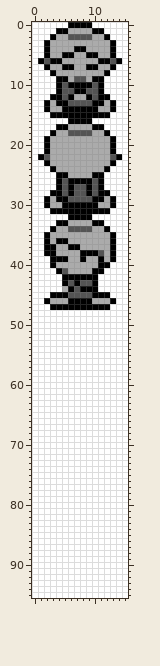
Sprite sheet -- gfx/sprites/granny_rby.png. Above, as it was before the edit.
The file is 16x96 pixels. Colours within 5 levels of each other are drawn and written as one.
After the commit:
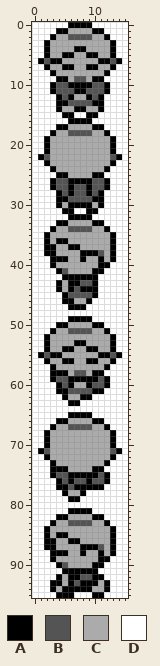
Palette (. is transparent): A #000000  B #545454  C #ababab  D #ffffff
From the commit log: Update to walking using piacarrot's atlas Update gym_guide_rby.png
Diff:
y 10..11: x 3..4 DA -> AB; x 11..12 AD -> BA
y 12: x 3 A -> D; x 12 A -> D
y 13: x 2..3 AC -> DD; x 12..13 CA -> DD
y 14: x 2..6 ACCAA -> DDACC; x 9..13 AACCA -> CCADD
y 15: x 3..4 AA -> DD; x 7..8 AA -> DD; x 11..12 AA -> DD
y 26..27: x 3..4 DA -> AB; x 11..12 AD -> BA
y 28: x 3 A -> D; x 12 A -> D
y 29: x 2..3 AC -> DD; x 12..13 CA -> DD
y 30: x 2..5 ACCA -> DDAC; x 10..13 ACCA -> CADD
y 31: x 3..4 AA -> DD; x 7..8 AA -> DD; x 11..12 AA -> DD
y 43: x 4..6 DAB -> ACA
y 44: x 4 D -> A
y 45: x 3..4 AA -> DD; x 11..12 AA -> DD
y 46: x 2..5 ACCC -> DDDA; x 7..8 AA -> CC; x 10..13 CCCA -> DDDD
y 47: x 3..5 AAA -> DDD; x 9..12 AAAA -> DDDD
y 49: x 6..9 DDDD -> AAAA
y 50: x 4..11 DDDDDDDD -> AACCCCAA
y 51: x 3..12 DDDDDDDDDD -> ACCBBBBCCA
y 52: x 2..13 DDDDDDDDDDDD -> ACCCCCCCCCCA
y 53: x 2..13 DDDDDDDDDDDD -> ACCCCAACCCCA
y 54: x 2..13 DDDDDDDDDDDD -> ACCAACCAACCA
y 55: x 1..14 DDDDDDDDDDDDDD -> ABAACCCCCCAABA
y 56: x 2..13 DDDDDDDDDDDD -> ACCAACCAACCA
y 57: x 3..12 DDDDDDDDDD -> ACCCCCCCCA
y 58: x 3..11 DDDDDDDDD -> AAACBBCAA
y 59: x 3..12 DDDDDDDDDD -> ABBAAAAABA
y 60: x 4..12 DDDDDDDDD -> ABACCABBA
y 61: x 4..11 DDDDDDDD -> AABBBBAA
y 62: x 5..9 DDDDD -> ACCAA
y 63: x 6..7 DD -> AA
y 65: x 6..9 DDDD -> AAAA
y 66: x 4..11 DDDDDDDD -> AACCCCAA
y 67: x 3..12 DDDDDDDDDD -> ACCBBBBCCA
y 68..70: x 2..13 DDDDDDDDDDDD -> ACCCCCCCCCCA
y 71: x 1..14 DDDDDDDDDDDDDD -> ABCCCCCCCCCCBA
y 72: x 2..13 DDDDDDDDDDDD -> ACCCCCCCCCCA
y 73: x 3..12 DDDDDDDDDD -> ACCCCCCCCA
y 74: x 3..11 DDDDDDDDD -> AAACCCCAA
y 75: x 3..12 DDDDDDDDDD -> ABBAAAAABA
y 76: x 4..12 DDDDDDDDD -> ABABBABBA
y 77: x 4..11 DDDDDDDD -> AABAAAAA
y 78: x 5..8 DDDD -> ACCA
y 79: x 6..7 DD -> AA
y 81: x 6..9 DDDD -> AAAA
y 82: x 4..11 DDDDDDDD -> AACCCCAA
y 83: x 3..12 DDDDDDDDDD -> ACCBBBBCCA
y 84: x 2..13 DDDDDDDDDDDD -> ACCCCCCCCCCA
y 85: x 2..13 DDDDDDDDDDDD -> ACAACCCCCCCA
y 86: x 2..13 DDDDDDDDDDDD -> AACCAACCCCCA
y 87: x 2..13 DDDDDDDDDDDD -> AACCCCAAABCA
y 88: x 3..13 DDDDDDDDDDD -> AAACCACCACA
y 89: x 3..12 DDDDDDDDDD -> ACCCCCCCAA
y 90: x 4..11 DDDDDDDD -> ABCCCCAA
y 91: x 5..10 DDDDDD -> AAAAAA
y 92: x 4..11 DDDDDDDD -> ACAABBAA
y 93: x 3..12 DDDDDDDDDD -> AACABAAACA
y 94: x 3..12 DDDDDDDDDD -> ACAAAAACCA
y 95: x 4..6 DDD -> AAA; x 10..11 DD -> AA
Changed places in both pictures, as pixel boxes (x1, y1, x2, y2):
changed: (44, 82, 116, 118)
changed: (44, 178, 116, 214)
changed: (38, 280, 122, 598)
